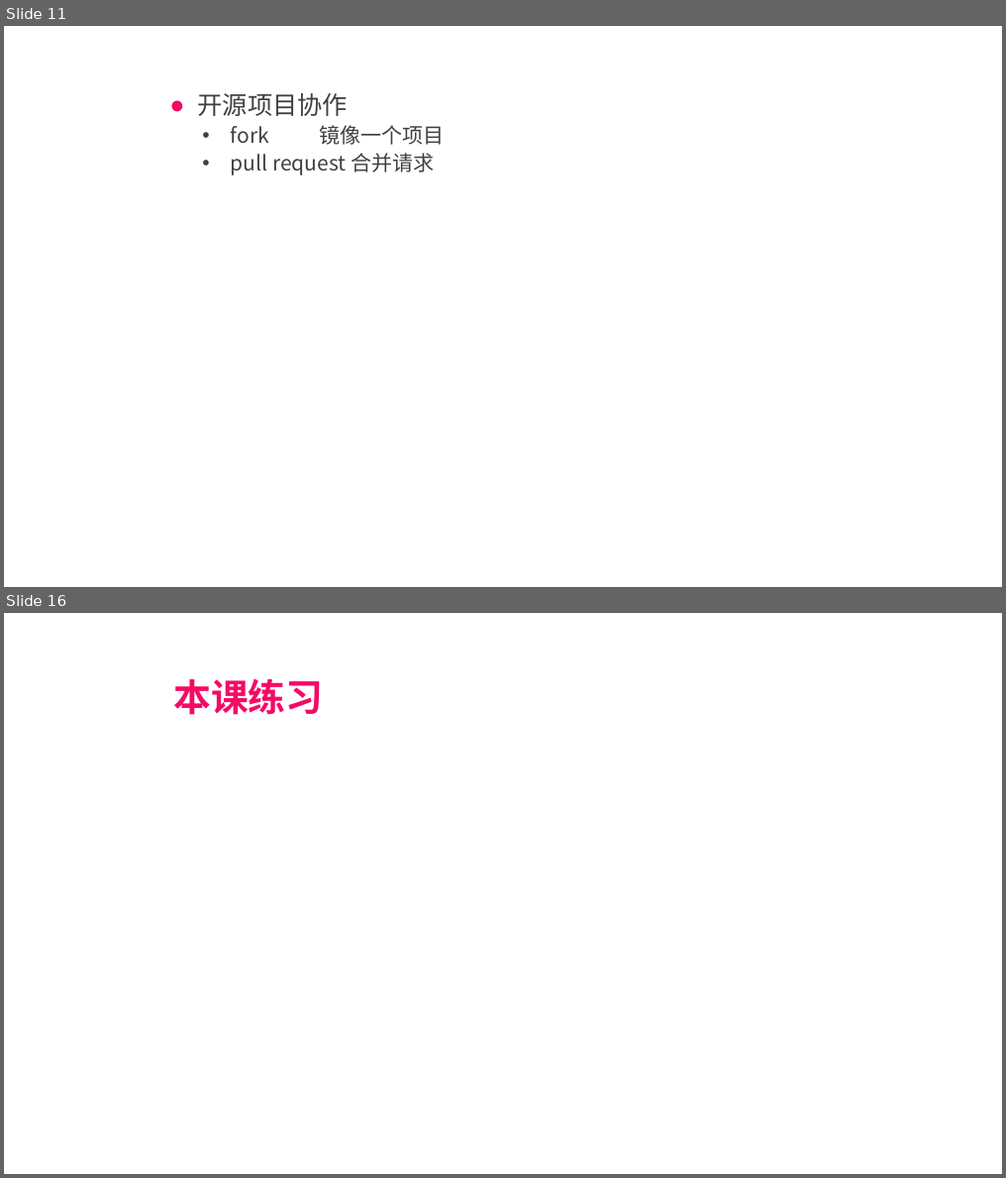
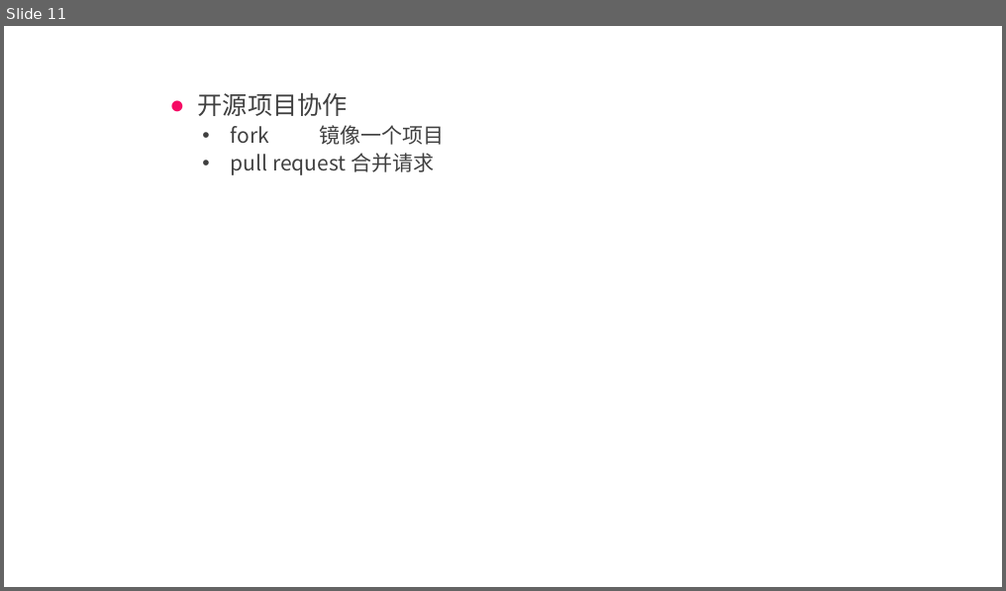
Before and after one commit to lixueiq911/github-note, a slide deck: 玩转git与github.pptx. Shown one above the other, each under a label of ours: slides 11 and 16 before the commit, slide 11 after it; the slides between them are not shown. The pictures are 1006x1178 and 1006x591 pixels, drawn with LibreOffice and Linux fonts; fonts in the diff are those of the drawing. Boxes give left, top, right and bottom in pixels: in the first picture for what was removed or moved away, otherwise in the second. Text is boxed around its words. In the diff, an @@ line names an element or a change of style, - is before the commit and + after.

```diff
--- a/玩转git与github.pptx
+++ b/玩转git与github.pptx
@@ slide 16 removed at box(4, 613, 1002, 1174), background #FFFFFF @@
@@ title removed at box(173, 678, 323, 715) @@
-本课练习
```
Also in this commit, not shown: 6 slides changed.
